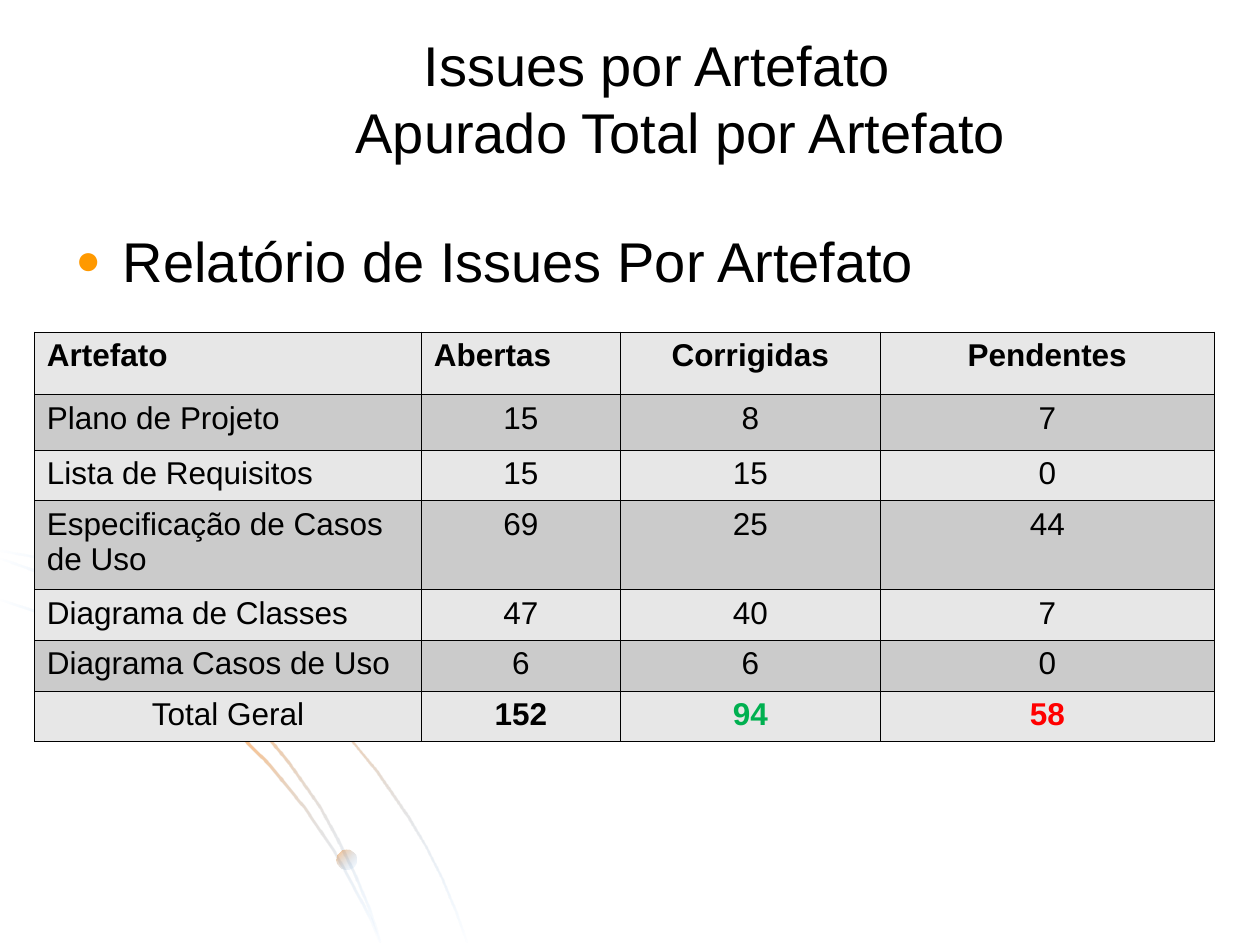
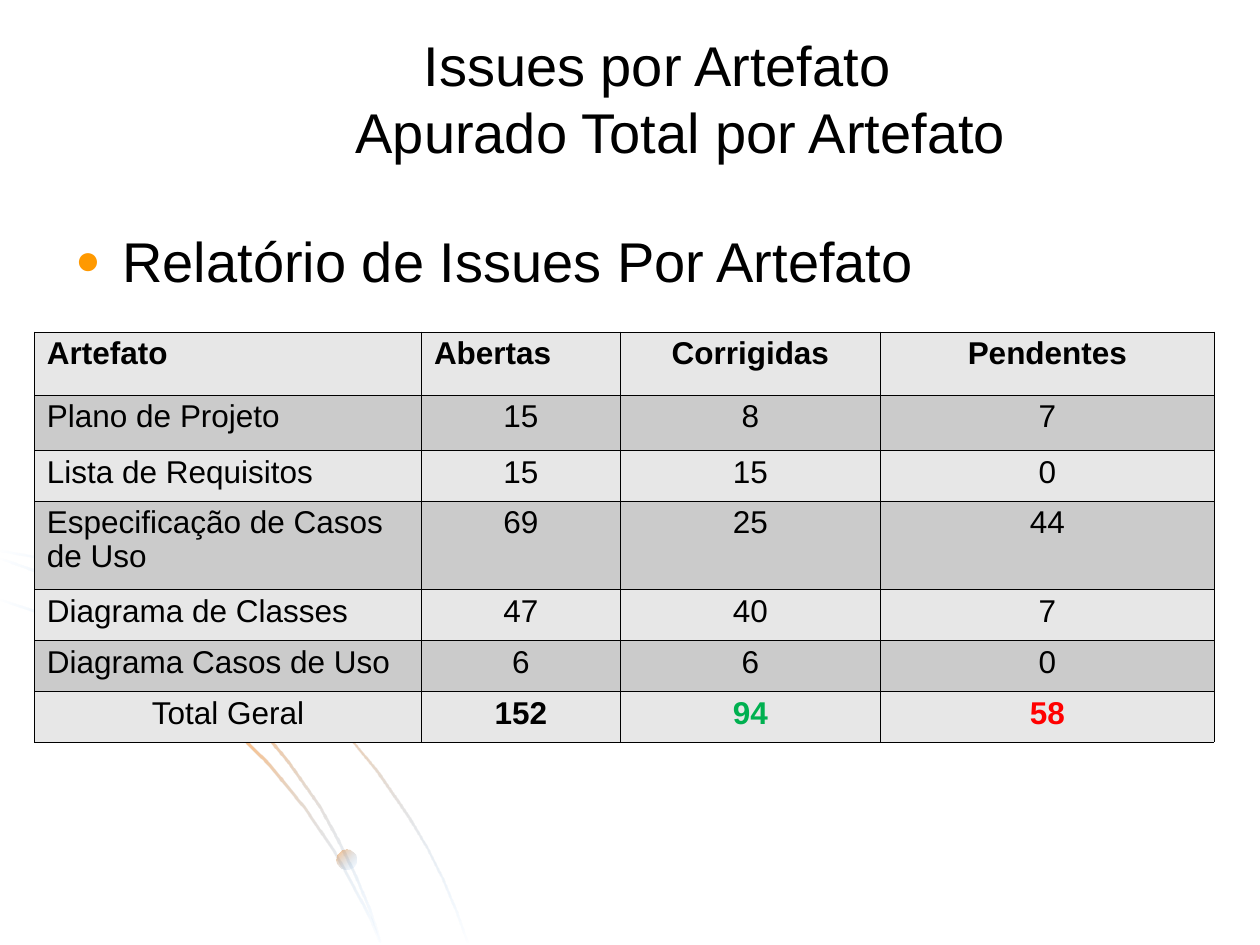
Before and after one commit to ESEGroup/IssuesAuthenticatorCascavel, a slide deck: slide 9 of artefatos/QA/relatorio-issues.ppt. Drawn at 1260x945 pixels with LibreOffice and Linux fonts; fonts in the diff are those of the drawing; background and template pictures are left out. Boxes give left, top, right and bottom in pixels: in the first picture for what was removed or moved away, otherwise in the second. Text is boxed around its words. In the diff, an @@ line names an element or a change of style, - is before the commit and + after.

Commit message:
Atualizados os artefatos de teste

```diff
--- a/artefatos/QA/relatorio-issues.ppt
+++ b/artefatos/QA/relatorio-issues.ppt
@@ text "Relatório de Issues Por Artefato" at [122,240,913,283]: indent changed @@
@@ table at [34,331,1215,741] @@
@@ line spacing 1 to 0.94 @@
@@ borders changed @@
@@ outline redrawn in 3 elements at [1,549,469,942], [1,557,382,941], [1,598,382,941] @@
```
Also in this commit, not shown: 15 other slides changed, 4 slides added, 1 slide removed, 2 other files.
